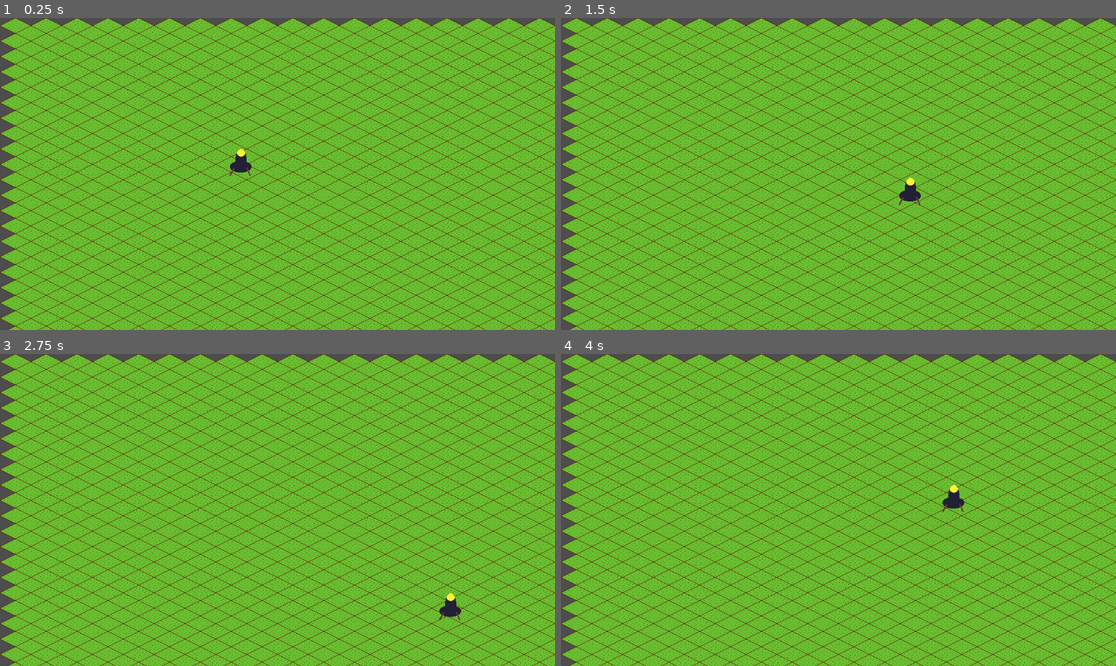
Above: before the commit, frames 1-4 (two rows, left to right).
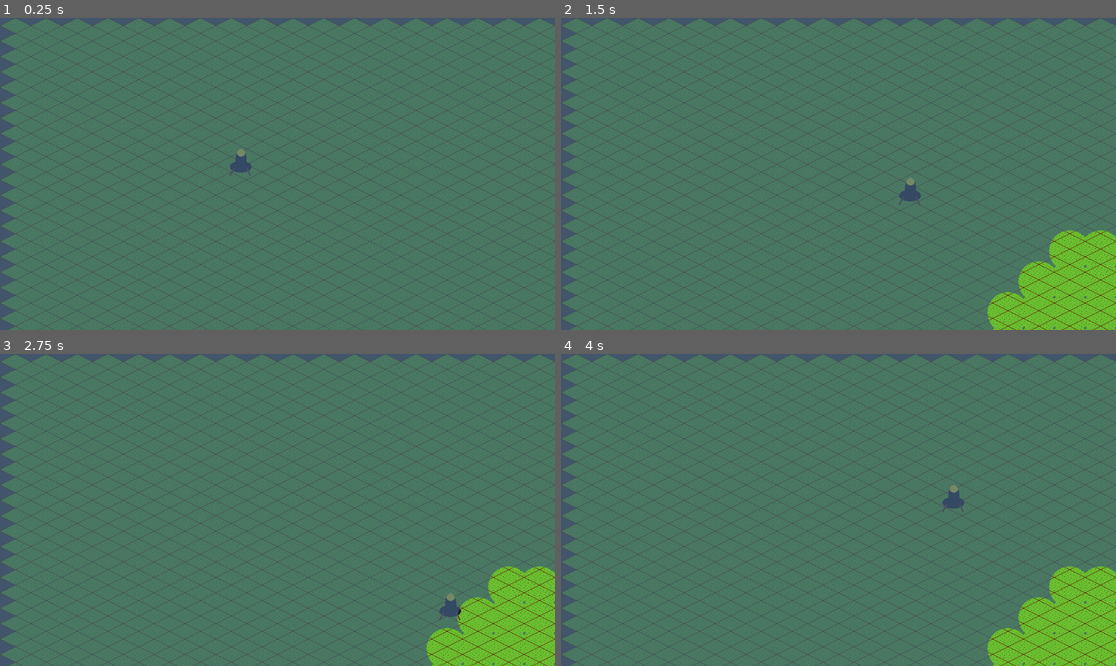
Above: after the commit, the same moments.

Repository: emersonh16/drifterz
Game: Godot game, scene res://src/world.tscn
The game is run twice, just before and just after one commit, with the same random seed, the same clock (stepped at 60 frames per second) and the same inputs.
Inputs:
- Up to frame 1 (0.25 s): no input
- Up to frame 2 (1.5 s): tap Enter at 0.5 s; hold Right (ui_right) 0.53-1.28 s; hold Down (ui_down) from 1.28 s (still down)
- Up to frame 3 (2.75 s): release Down (ui_down) at 2.03 s; hold Right (ui_right) from 2.03 s (still down)
- Up to frame 4 (4 s): release Right (ui_right) at 2.78 s; hold W (ui_up) 2.78-3.53 s; hold Left (ui_left) from 3.53 s (still down)

The runs differ from the first frame. In frame 1, 100% of the frame differs, in the area x 0-100%, y 0-100%; in frame 2, 95%; in frame 3, 95%; in frame 4, 95%.

Commit message:
fucked up but good miasma?

Diff:
--- a/project.godot
+++ b/project.godot
@@ -17,6 +17,7 @@
 [autoload]
 
 SignalBus="*res://src/core/SignalBus.gd"
+MiasmaManager="*res://src/core/MiasmaManager.gd"
 
 [input]
 
--- /dev/null
+++ b/src/FogPainter.gd
@@ -0,0 +1,22 @@
+extends Node2D
+
+func _process(_delta: float) -> void:
+	# We redraw every frame to ensure smooth movement/updates
+	# (We will optimize this later if the dictionary gets huge)
+	queue_redraw()
+
+func _draw() -> void:
+	# 1. Set the "Hole" color to White
+	var hole_color = Color.WHITE
+	var tile_size = MiasmaManager.TILE_SIZE
+
+	# 2. Loop through every cleared tile in the Manager
+	for grid_pos in MiasmaManager.cleared_tiles:
+		# 3. Convert Grid Coordinate -> World Position
+		# (Note: If your game is Isometric, we will adjust this math shortly)
+		var draw_pos = Vector2(grid_pos.x * tile_size, grid_pos.y * tile_size)
+
+		# 4. Draw a Circle for the hole (Soft and organic)
+		# We add half a tile size to center it
+		var center = draw_pos + Vector2(tile_size / 2.0, tile_size / 2.0)
+		draw_circle(center, tile_size / 1.5, hole_color)
--- /dev/null
+++ b/src/MaskSync.gd
@@ -0,0 +1,11 @@
+extends Camera2D
+
+func _process(_delta: float) -> void:
+	# 1. Reach out to the main game window (the root viewport)
+	# 2. Find whatever camera is currently active (the Player's camera)
+	var main_cam = get_tree().root.get_camera_2d()
+
+	# 3. Copy its position and zoom exactly
+	if main_cam:
+		global_position = main_cam.global_position
+		zoom = main_cam.zoom
--- /dev/null
+++ b/src/MiasmaHole.gdshader
@@ -0,0 +1,11 @@
+shader_type canvas_item;
+
+// This "uniform" slot creates the menu option you are looking for
+uniform sampler2D mask_texture;
+
+void fragment() {
+	vec4 base_color = COLOR;
+	vec4 mask_sample = texture(mask_texture, UV);
+	base_color.a = 1.0 - mask_sample.r;
+	COLOR = base_color;
+}
--- /dev/null
+++ b/src/core/MiasmaManager.gd
@@ -0,0 +1,39 @@
+extends Node
+
+# The "Sparse Map" - mimics your JS clearedMap logic
+# Key: Vector2i (Grid Coordinates) | Value: int (Time in msec when it was cleared)
+var cleared_tiles: Dictionary = {}
+
+# Architecture Constant
+const TILE_SIZE: int = 64
+
+func _ready() -> void:
+	# Listen for the Derelict's movement
+	# This ensures the fog reacts automatically, keeping the Player script clean
+	SignalBus.derelict_moved.connect(_on_derelict_moved)
+
+func _on_derelict_moved(new_position: Vector2) -> void:
+	# Clear a radius of roughly 3 tiles (192px) around the player
+	# We use 200.0 for a bit of margin
+	clear_fog(new_position, 200.0)
+
+# Port of 'clearArea' from index.js
+func clear_fog(world_pos: Vector2, radius: float) -> void:
+	# Convert World Position -> Grid Coordinates
+	var center_grid: Vector2i = (world_pos / TILE_SIZE).floor()
+	var radius_in_tiles: int = ceil(radius / TILE_SIZE)
+	var r2: float = (radius / TILE_SIZE) ** 2
+
+	# Loop through the bounding box of the circle
+	for x in range(center_grid.x - radius_in_tiles, center_grid.x + radius_in_tiles + 1):
+		for y in range(center_grid.y - radius_in_tiles, center_grid.y + radius_in_tiles + 1):
+			var tile_pos := Vector2i(x, y)
+
+			# Circle Check: dx*dx + dy*dy <= r2 (Do it right, no square holes)
+			var dx: float = x - (world_pos.x / TILE_SIZE)
+			var dy: float = y - (world_pos.y / TILE_SIZE)
+
+			if dx*dx + dy*dy <= r2:
+				# Store the time it was cleared (for future regrowth logic)
+				if not cleared_tiles.has(tile_pos):
+					cleared_tiles[tile_pos] = Time.get_ticks_msec()
--- a/src/world.tscn
+++ b/src/world.tscn
@@ -1,8 +1,11 @@
-[gd_scene load_steps=6 format=3 uid="uid://c3cggfyf14ghj"]
+[gd_scene load_steps=11 format=3 uid="uid://c3cggfyf14ghj"]
 
 [ext_resource type="Script" uid="uid://bp1c45262n86m" path="res://World.gd" id="1_0qwtu"]
 [ext_resource type="PackedScene" uid="uid://dsksrds112u2s" path="res://src/entities/DerelictLogic.tscn" id="1_tp5op"]
 [ext_resource type="Texture2D" uid="uid://bqkb4sb6pdwp4" path="res://src/sprites/meadow2.png" id="2_xlegt"]
+[ext_resource type="Script" uid="uid://s3sm6wftaldp" path="res://src/MaskSync.gd" id="4_t101k"]
+[ext_resource type="Shader" uid="uid://by647a4go341r" path="res://src/MiasmaHole.gdshader" id="4_usxdn"]
+[ext_resource type="Script" uid="uid://chlawnl1lcgj6" path="res://src/FogPainter.gd" id="5_36ipd"]
 
 [sub_resource type="TileSetAtlasSource" id="TileSetAtlasSource_0qwtu"]
 texture = ExtResource("2_xlegt")
@@ -14,6 +17,14 @@
 tile_size = Vector2i(64, 32)
 sources/0 = SubResource("TileSetAtlasSource_0qwtu")
 
+[sub_resource type="ViewportTexture" id="ViewportTexture_usxdn"]
+viewport_path = NodePath("fogmask")
+
+[sub_resource type="ShaderMaterial" id="ShaderMaterial_jvefd"]
+resource_local_to_scene = true
+shader = ExtResource("4_usxdn")
+shader_parameter/mask_texture = SubResource("ViewportTexture_usxdn")
+
 [node name="World" type="Node2D"]
 script = ExtResource("1_0qwtu")
 
@@ -22,3 +33,24 @@
 
 [node name="DerelictLogic" parent="." instance=ExtResource("1_tp5op")]
 position = Vector2(500, 300)
+
+[node name="MiasmaSheet" type="CanvasLayer" parent="."]
+
+[node name="MiasmaColorRect" type="ColorRect" parent="MiasmaSheet"]
+material = SubResource("ShaderMaterial_jvefd")
+anchors_preset = 15
+anchor_right = 1.0
+anchor_bottom = 1.0
+grow_horizontal = 2
+grow_vertical = 2
+color = Color(0.23529412, 0.3529412, 0.47058824, 1)
+
+[node name="fogmask" type="SubViewport" parent="."]
+size = Vector2i(1152, 648)
+render_target_update_mode = 4
+
+[node name="MaskCamera" type="Camera2D" parent="fogmask"]
+script = ExtResource("4_t101k")
+
+[node name="FogPainter" type="Node2D" parent="fogmask"]
+script = ExtResource("5_36ipd")
Not shown, added: src/FogPainter.gd.uid
Not shown, added: src/MaskSync.gd.uid
Not shown, added: src/MiasmaHole.gdshader.uid
Not shown, added: src/core/MiasmaManager.gd.uid
